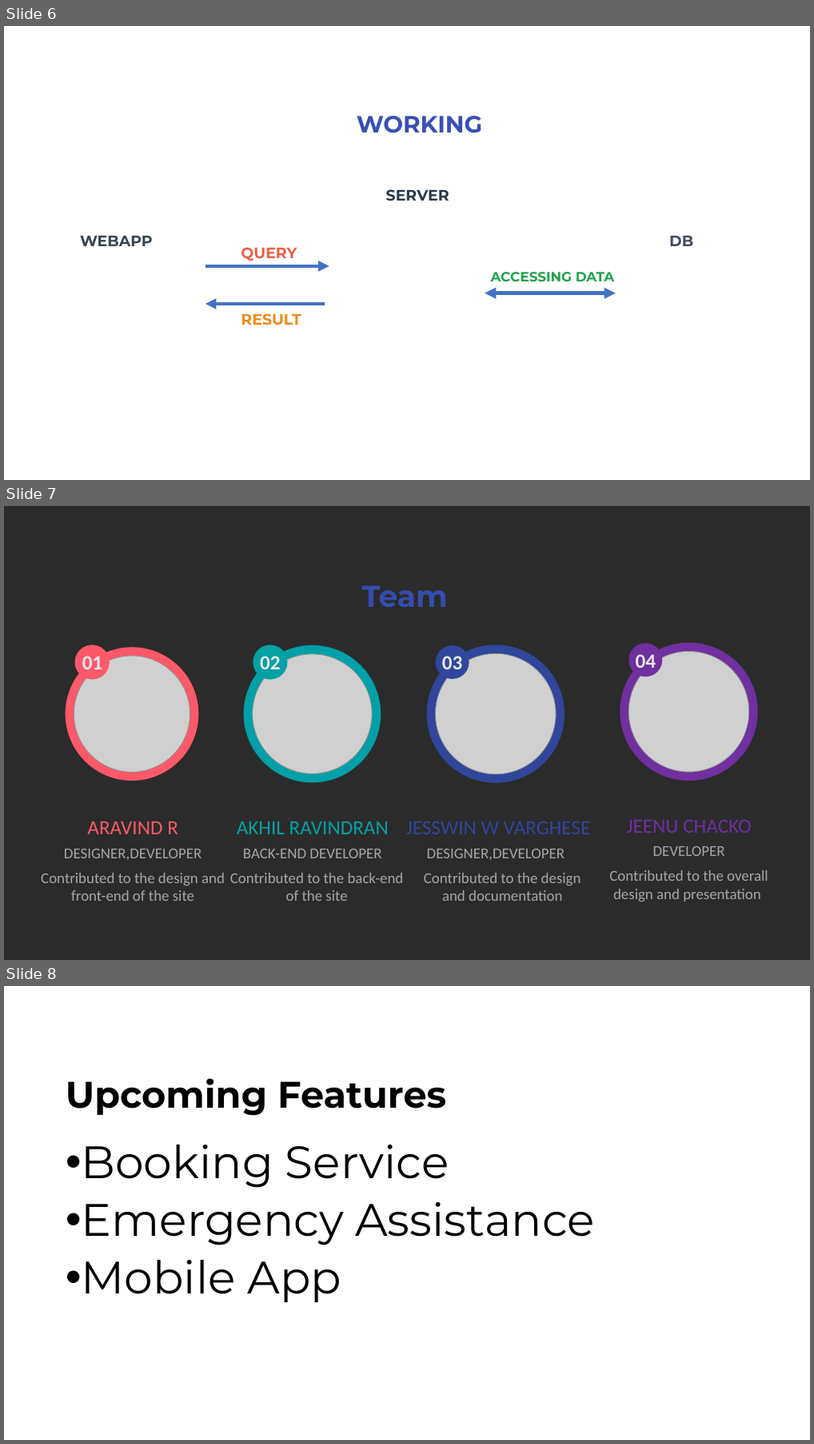
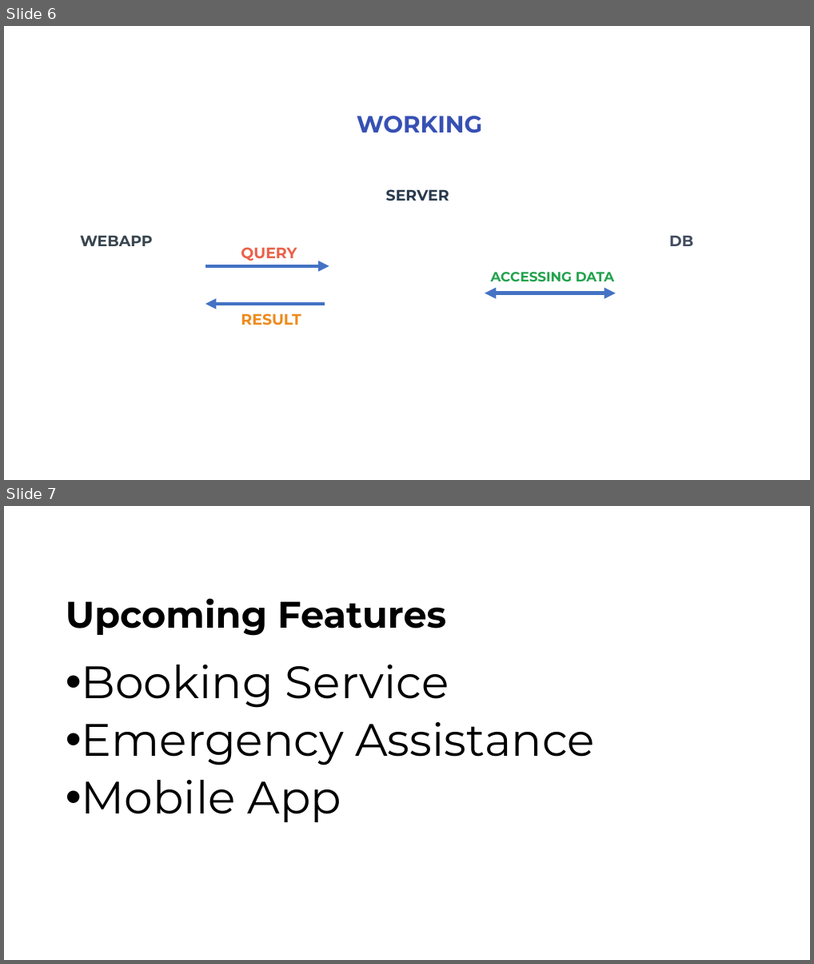
Before and after one commit to R-Aravind/findmyhospital, a slide deck: ISQIP-Presentation/ISQIP_presentation.pptx. Shown one above the other, each under a label of ours: slides 6, 7 and 8 before the commit, slides 6 and 7 after it. The pictures are 814x1444 and 814x964 pixels, drawn with LibreOffice and Linux fonts; fonts in the diff are those of the drawing; grey boxes stand for pictures; background and template pictures are left out; a plain dark background stands for a picture behind light text. Boxes give left, top, right and bottom in pixels: in the first picture for what was removed or moved away, otherwise in the second. Text is boxed around its words. In the diff, an @@ line names an element or a change of style, - is before the commit and + after.

Commit message:
updated

```diff
--- a/ISQIP-Presentation/ISQIP_presentation.pptx
+++ b/ISQIP-Presentation/ISQIP_presentation.pptx
@@ slide 7 removed at (4,506,810,960), background picture (left out) @@
@@ title removed at (362,585,448,607) @@
-Team
@@ ellipse removed at (65,647,198,780) @@
@@ ellipse removed at (74,644,110,679) @@
@@ ellipse removed at (243,645,381,783) @@
@@ ellipse removed at (254,644,288,679) @@
@@ ellipse removed at (427,644,565,783) @@
@@ ellipse removed at (436,645,470,679) @@
@@ ellipse removed at (621,643,758,780) @@
@@ ellipse removed at (629,643,662,676) @@
@@ picture removed at (74,656,190,772) @@
@@ text removed at (82,656,103,669) @@
-01
@@ picture removed at (253,654,373,774) @@
@@ text removed at (260,656,281,669) @@
-02
@@ picture removed at (436,654,556,774) @@
@@ text removed at (442,656,463,669) @@
-03
@@ picture removed at (629,651,750,772) @@
@@ text removed at (636,654,657,668) @@
-04
@@ text removed at (87,821,178,834) @@
-ARAVIND R
@@ text removed at (237,821,389,834) @@
-AKHIL RAVINDRAN
@@ text removed at (406,821,591,834) @@
-JESSWIN W VARGHESE
@@ text removed at (627,820,752,832) @@
-JEENU CHACKO
@@ text removed at (64,848,202,860) @@
-DESIGNER,DEVELOPER
@@ text removed at (243,848,382,858) @@
-BACK-END DEVELOPER
@@ text removed at (427,848,565,860) @@
-DESIGNER,DEVELOPER
@@ text removed at (654,846,726,856) @@
-DEVELOPER
@@ text removed at (41,872,225,900) @@
-Contributed to the design and front-end of the site
@@ text removed at (230,872,404,900) @@
-Contributed to the back-end of the site
@@ text removed at (424,872,582,900) @@
-Contributed to the design and documentation
@@ text removed at (610,870,769,901) @@
-Contributed to the overall design and presentation
@@ what was slide 8 is now slide 7 @@
```
